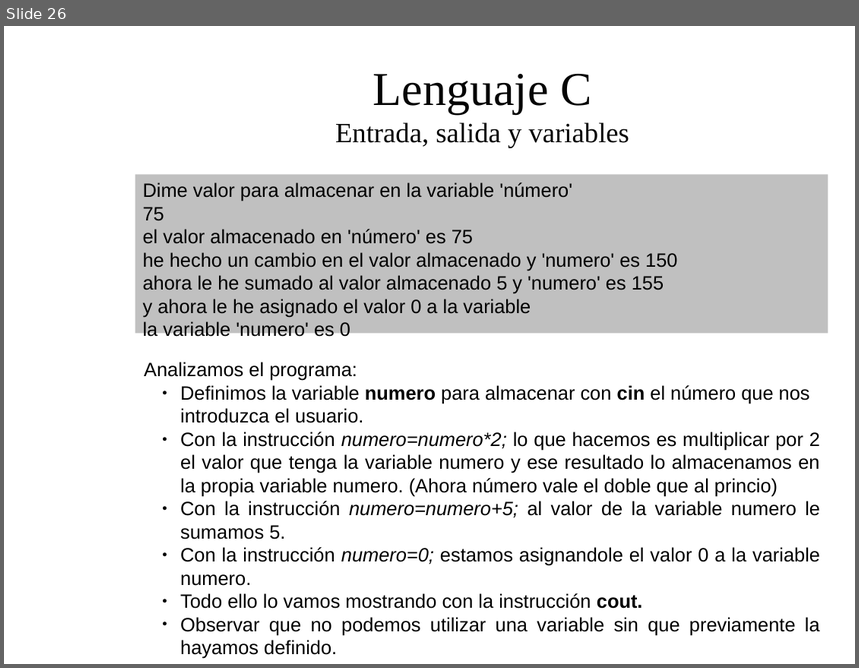
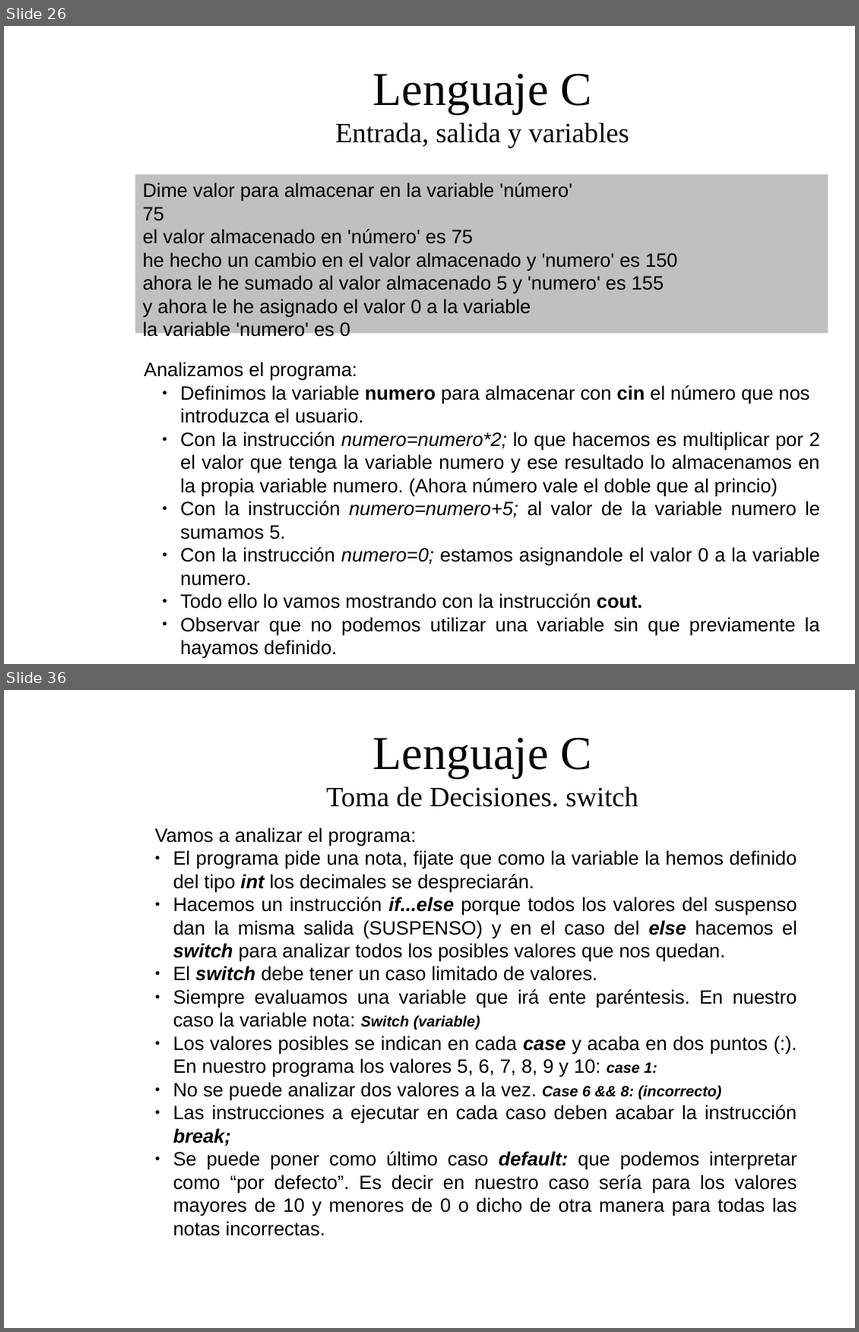
Before and after one commit to dolpo04/2bach, a slide deck: unidades/01_introduccion_a_la_programacion/presentacion/Tema1: Introduccion a la programacion.odp. Shown one above the other, each under a label of ours: slide 26 before the commit, slides 26 and 36 after it; the slides between them are not shown. The pictures are 859x668 and 859x1332 pixels, drawn with LibreOffice and Linux fonts; fonts in the diff are those of the drawing; background and template pictures are left out. Boxes give left, top, right and bottom in pixels: in the first picture for what was removed or moved away, otherwise in the second. Text is boxed around its words. In the diff, an @@ line names an element or a change of style, - is before the commit and + after.

Commit message:
Acabado hasta bucles

```diff
--- a/unidades/01_introduccion_a_la_programacion/presentacion/Tema1: Introduccion a la programacion.odp
+++ b/unidades/01_introduccion_a_la_programacion/presentacion/Tema1: Introduccion a la programacion.odp
@@ slide 36 added at <box>4,690,855,1328</box>, background picture (left out) @@
@@ title added at <box>326,738,639,807</box>, 26 pt, text #050505 @@
+Lenguaje C
+Toma de Decisiones. switch
@@ text added at <box>155,828,797,1217</box>, 18 pt, text #000000 @@
+Vamos a analizar el programa:
+● El programa pide una nota, fijate que como la variable la hemos definido del tipo int los decimales se despreciarán.
+● Hacemos un instrucción if...else porque todos los valores del suspenso dan la misma salida (SUSPENSO) y en el caso del else hacemos el switch para analizar todos los posibles valores que nos quedan.
+● El switch debe tener un caso limitado de valores.
+● Siempre evaluamos una variable que irá ente paréntesis. En nuestro caso la variable nota: Switch (variable)
+● Los valores posibles se indican en cada case y acaba en dos puntos (:). En nuestro programa los valores 5, 6, 7, 8, 9 y 10: case 1:
+● No se puede analizar dos valores a la vez. Case 6 && 8: (incorrecto)
+● Las instrucciones a ejecutar en cada caso deben acabar la instrucción break;
+● Se puede poner como último caso default: que podemos interpretar como “por defecto”. Es decir en nuestro caso sería para los valores mayores de 10 y menores de 0 o dicho de otra manera para todas las notas incorrectas.
```
Also in this commit, not shown: 2 slides changed, 8 other slides added, 9 other files.
